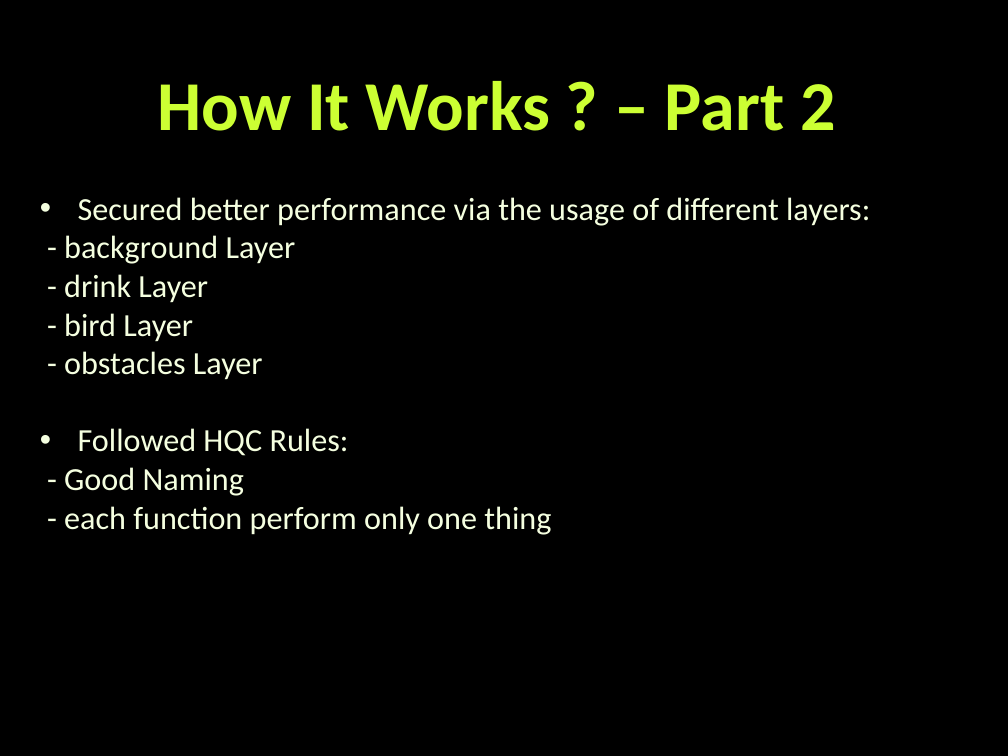
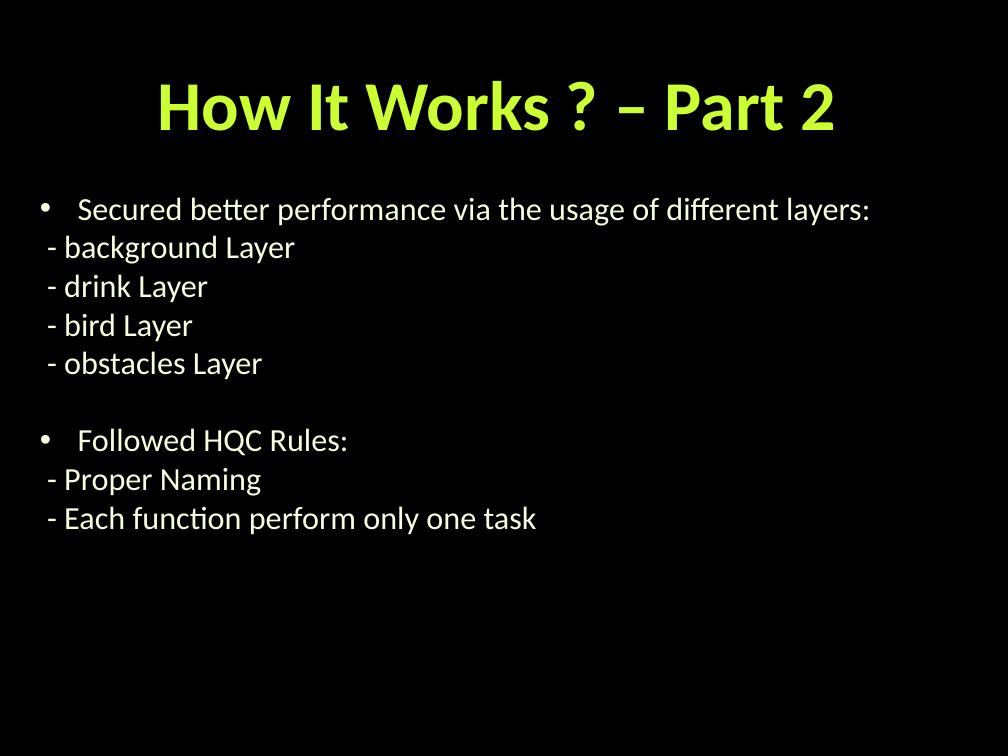
Before and after one commit to Spurch/TeamSazerac, a slide deck: slide 5 of TeamSazerac.pptx. Drawn at 1008x756 pixels with LibreOffice and Linux fonts; fonts in the diff are those of the drawing; background and template pictures are left out. Boxes give left, top, right and bottom in pixels: in the first picture for what was removed or moved away, otherwise in the second. Text is boxed around its words. In the diff, an @@ line names an element or a change of style, - is before the commit and + after.

```diff
--- a/TeamSazerac.pptx
+++ b/TeamSazerac.pptx
@@ text at (x1=64, y1=468, x2=537, y2=535): text changed @@
-- Good Naming
-- each function perform only one thing
+- Proper Naming
+- Each function perform only one task
```
Also in this commit, not shown: 1 other slide changed.
